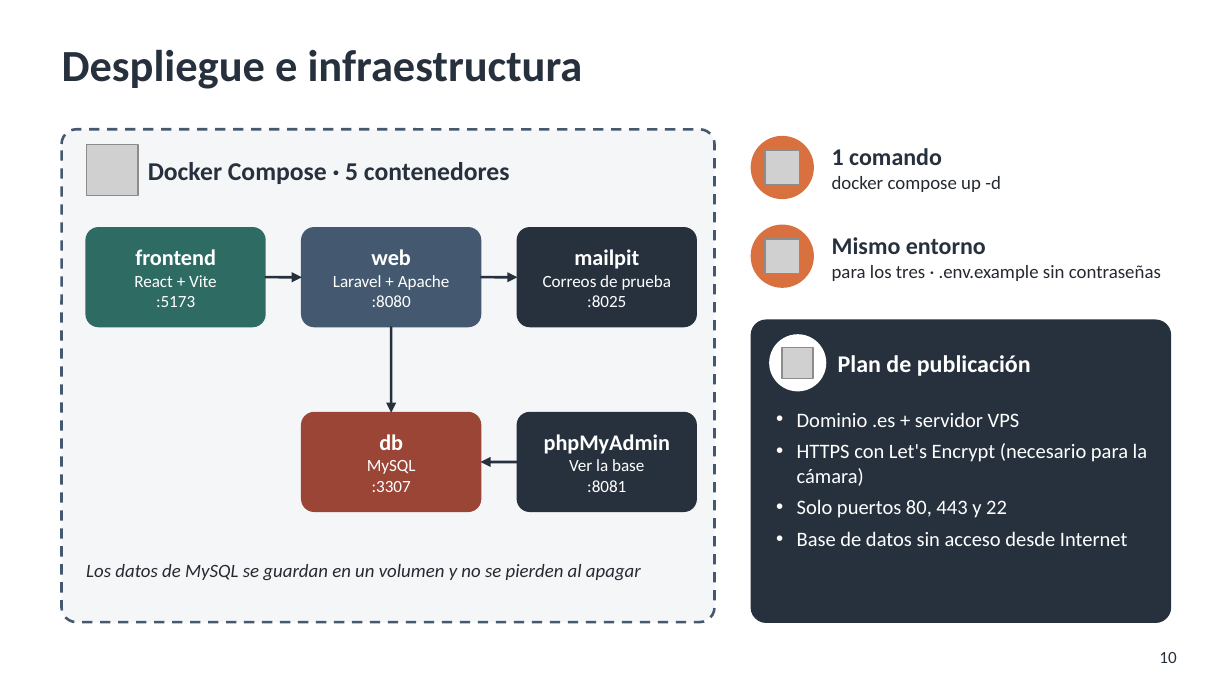
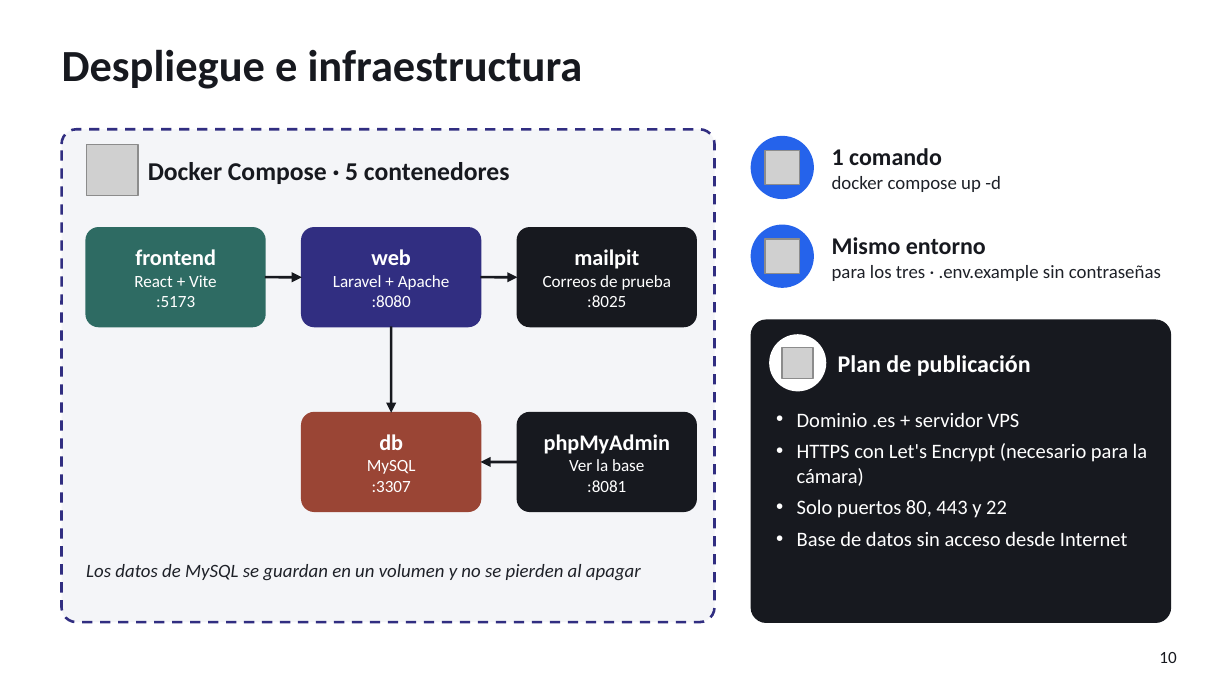
Before and after one commit to pablopedron/SABITECH, a slide deck: slide 10 of documents/Presentacion/07_2_DAW_Intermodular_1Evaluacion_SABITECH_WEB_Presentacion.pptx. Drawn at 1232x693 pixels with LibreOffice and Linux fonts; fonts in the diff are those of the drawing; grey boxes stand for pictures; background and template pictures are left out. Boxes give left, top, right and bottom in pixels: in the first picture for what was removed or moved away, otherwise in the second. Text is boxed around its words. In the diff, an @@ line names an element or a change of style, - is before the commit and + after.

```diff
--- a/documents/Presentacion/07_2_DAW_Intermodular_1Evaluacion_SABITECH_WEB_Presentacion.pptx
+++ b/documents/Presentacion/07_2_DAW_Intermodular_1Evaluacion_SABITECH_WEB_Presentacion.pptx
@@ rounded rectangle at (62, 129, 715, 622): fill #F4F6F8 to #F4F5F8; outline #44596F 1.5 pt dashed to #312E81 1.5 pt dashed @@
@@ ellipse at (752, 137, 813, 198): fill #D9703F to #2563EB; outline #D9703F 1 pt to #2563EB 1 pt @@
@@ text "1 comando" at (832, 148, 1001, 192): text colour #27313D to #17191F in "1 comando"; text colour #252A31 to #1E2128 in "docker compose up -d" @@
@@ rounded rectangle at (302, 228, 480, 326): fill #44596F to #312E81; outline #44596F 1 pt to #312E81 1 pt @@
@@ ellipse at (752, 225, 813, 287): fill #D9703F to #2563EB; outline #D9703F 1 pt to #2563EB 1 pt @@
@@ text "Mismo entorno" at (832, 237, 1161, 281): text colour #27313D to #17191F in "Mismo entorno"; text colour #252A31 to #1E2128 in "para los tres · .env.example sin contraseñas" @@
@@ arrow (265, 277) - (302, 277): stroke #27313D 1.5 pt to #17191F 1.5 pt @@
@@ arrow (480, 277) - (517, 277): stroke #27313D 1.5 pt to #17191F 1.5 pt @@
@@ arrow (391, 326) - (391, 413): stroke #27313D 1.5 pt to #17191F 1.5 pt @@
@@ fill #27313D to #17191F; outline #27313D 1 pt to #17191F 1 pt in 3 elements at (517, 228, 696, 326), (517, 413, 696, 511), (752, 320, 1170, 622) @@
@@ arrow (480, 462) - (517, 462): stroke #27313D 1.5 pt to #17191F 1.5 pt @@
@@ text colour #27313D to #17191F in 3 elements at (62, 49, 583, 89), (148, 162, 510, 184), (1159, 652, 1176, 663) @@
```
Also in this commit, not shown: 14 other slides changed.
